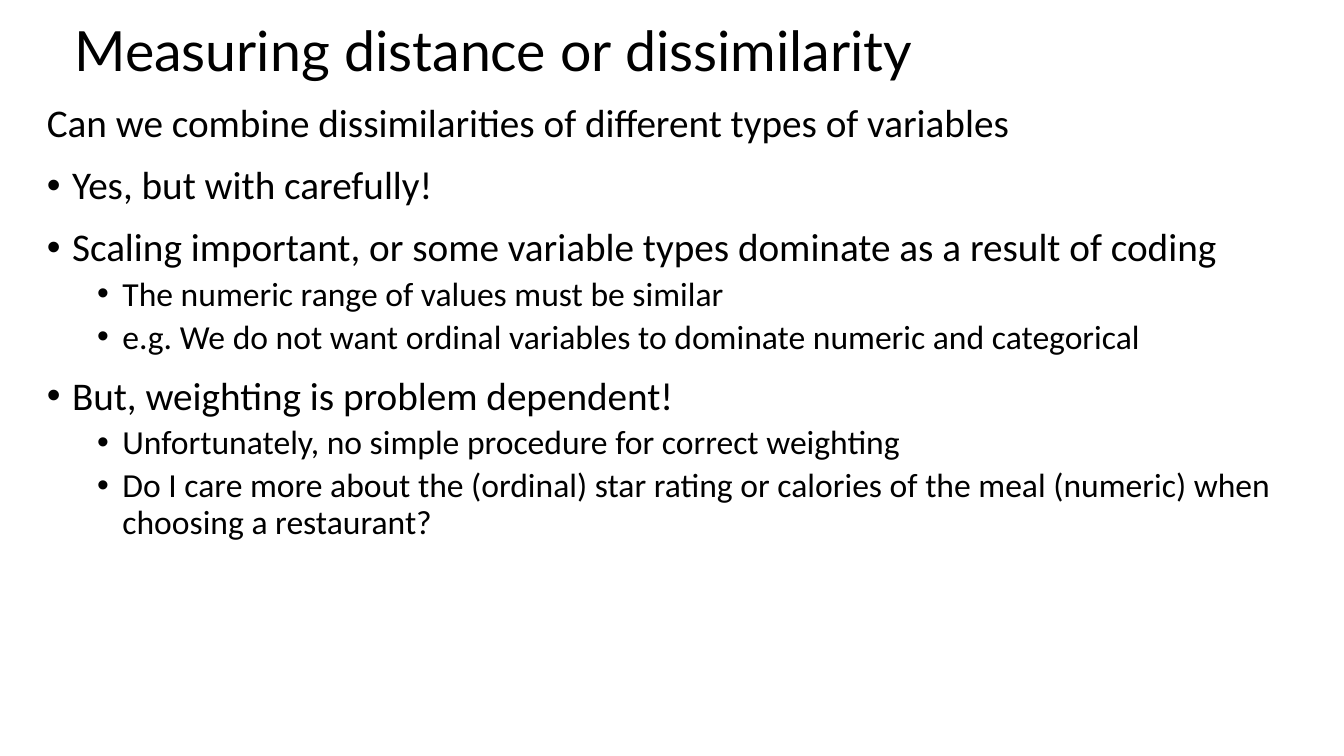
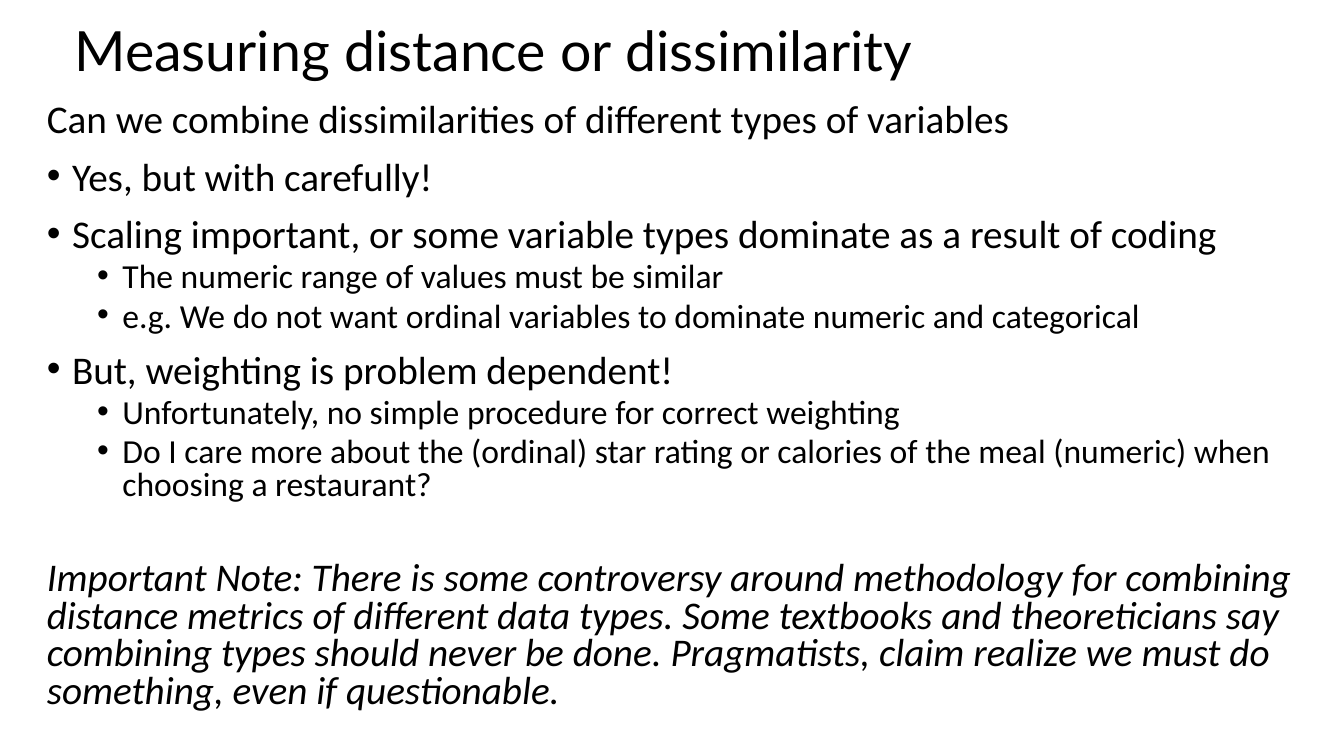
Before and after one commit to StephenElston/CSCI-E-108, a slide deck: slide 19 of slides/4_DistanceAndSimilarityMeasures_Part1.pptx. Drawn at 1344x756 pixels with LibreOffice and Linux fonts; fonts in the diff are those of the drawing. Boxes give left, top, right and bottom in pixels: in the first picture for what was removed or moved away, otherwise in the second. Text is boxed around its words. In the diff, an @@ line names an element or a change of style, - is before the commit and + after.

Commit message:
Improved and corrected slides

```diff
--- a/slides/4_DistanceAndSimilarityMeasures_Part1.pptx
+++ b/slides/4_DistanceAndSimilarityMeasures_Part1.pptx
@@ text at (47,105,1270,502): line spacing 0.9 to 0.8 @@
@@ text at (47,563,1290,711): paragraph added @@
+Important Note: There is some controversy around methodology for combining distance metrics of different data types. Some textbooks and theoreticians say combining types should never be done. Pragmatists, claim realize we must do something, even if questionable.
```
Also in this commit, not shown: 4 other slides changed.
